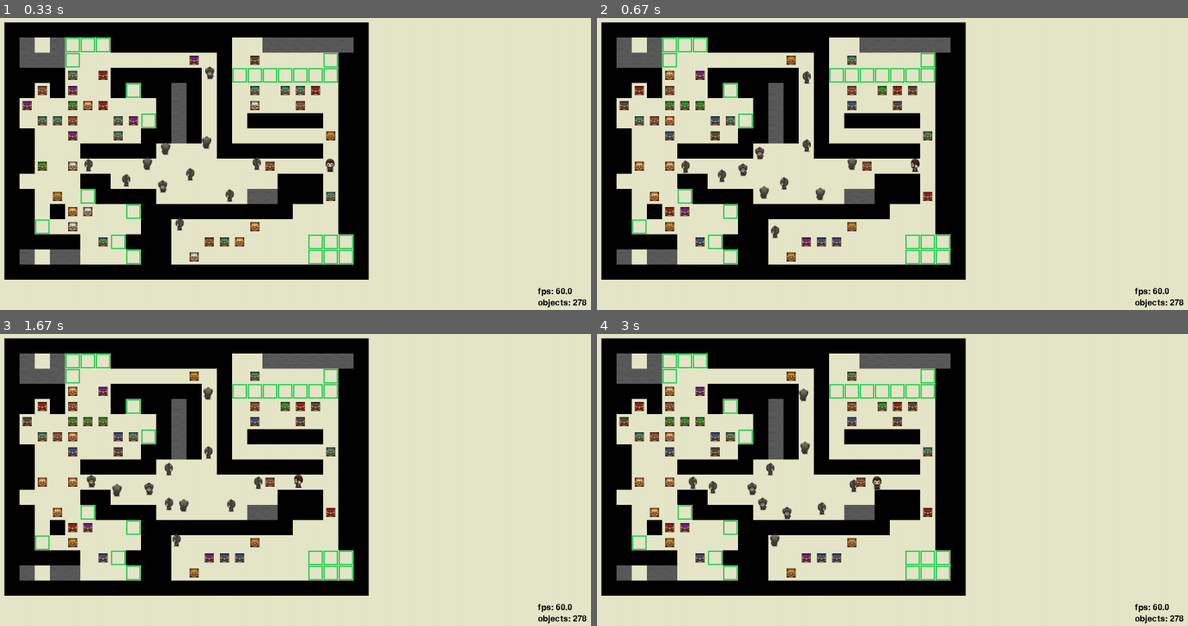
Above: before the commit, frames 1-4 (two rows, left to right).
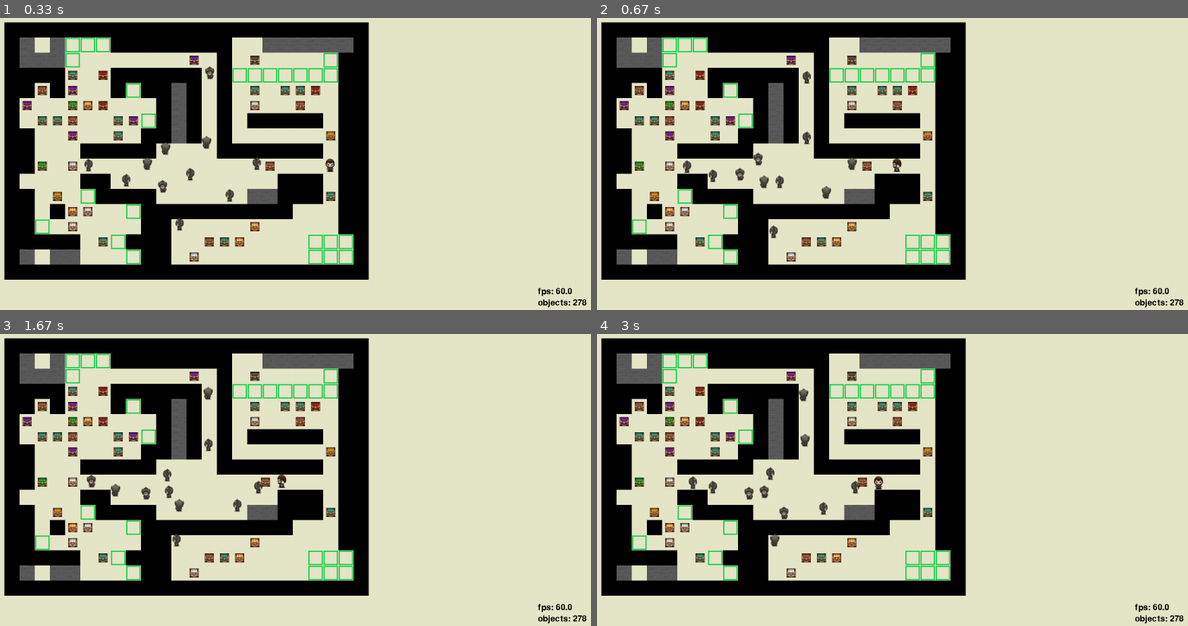
Above: after the commit, the same moments.

Repository: OnlyAoiKunie/sokoban-pygame
Game: pygame game, started from main.py
The game is run twice, just before and just after one commit, with the same random seed, the same clock (stepped at 60 frames per second) and the same inputs.
Inputs:
- Up to frame 1 (0.33 s): no input
- Up to frame 2 (0.67 s): hold R from 0.33 s (still down); hold Left from 0.33 s (still down)
- Up to frame 3 (1.67 s): release R at 0.87 s; release Left at 0.87 s; hold Esc 0.9-1.43 s; hold Left 0.9-1.43 s; tap Enter at 1.47 s
- Up to frame 4 (3 s): hold Left 1.8-2.33 s; tap Space at 2.37 s; hold Down from 2.7 s (still down)

Frame 1 is identical in both runs. In frame 2, 1.6% of the frame differs, in the area x 3-57%, y 12-83%; in frame 3, 1.5%; in frame 4, 1.4%.

Commit message:
remove useless code block, improve code readability

Diff:
--- a/element/obj.py
+++ b/element/obj.py
@@ -1,15 +1,17 @@
 # 物件原形
 class Object:
     def __init__(self, x, y):
-        self.__x = x
-        self.__y = y
+        self.__x, self.__y = x, y
 
     def move(self, delta_x, delta_y):
         self.__x += delta_x
         self.__y += delta_y
 
+    def set_pos(self, x , y):
+        self.__x, self.__y = x, y
+
     def pos(self):
-        return (self.__x, self.__y)
+        return self.__x, self.__y
 
     def name(self):
         return self.__class__
--- a/main.py
+++ b/main.py
@@ -12,8 +12,6 @@
 import element
 import maps
 import frame
-
-# bg_r = pygame.transform.scale(bg_r, (img_width, img_height))
 
 
 class Game():
@@ -92,23 +90,16 @@
             self.player.move(parameter.PLAYER_VELOCITY, 0, self.world)
             self.player.set_dir(element.direction.RIGHT)
 
-        # game restart
-        if keys[pygame.K_r]:
-            now = time.time()
-            if now - self.key_cooldown > parameter.KEY_COOLDOWN:
-                self.restart()
-                self.key_cooldown = now
-
-        # game pause
-        if keys[pygame.K_ESCAPE]:
-            self.STW = True
-
         # player attack
         if keys[pygame.K_SPACE]:
             if self.player.shoot():
                 player_x, player_y = self.player.pos()
                 player_dir = self.player.direction()
                 self.world.append(element.Bullet(player_x, player_y, player_dir))
+
+        # game pause
+        if keys[pygame.K_ESCAPE]:
+            self.STW = True
 
     # 建構地圖
     def build_world(self):
@@ -143,6 +134,7 @@
             # 子彈位置更新
             if isinstance(item, element.Bullet):
                 item.update(self.world)
+            # 警衛移動
             elif isinstance(item, element.Guard):
                 item.update(self.world)
 
@@ -155,9 +147,6 @@
             player_x, player_y = self.player.pos()
             self.screen.blit(self.mask.img(), (player_x-self.mask.offset_x, player_y-self.mask.offset_y))
 
-    def pause(self):
-        pass
-
     def restart(self):
         self.build_world()
 
